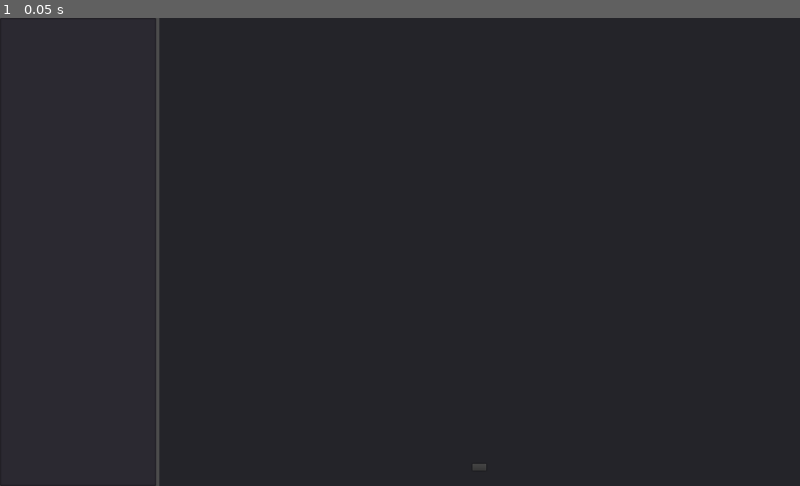
Above: before the commit, frame 1.
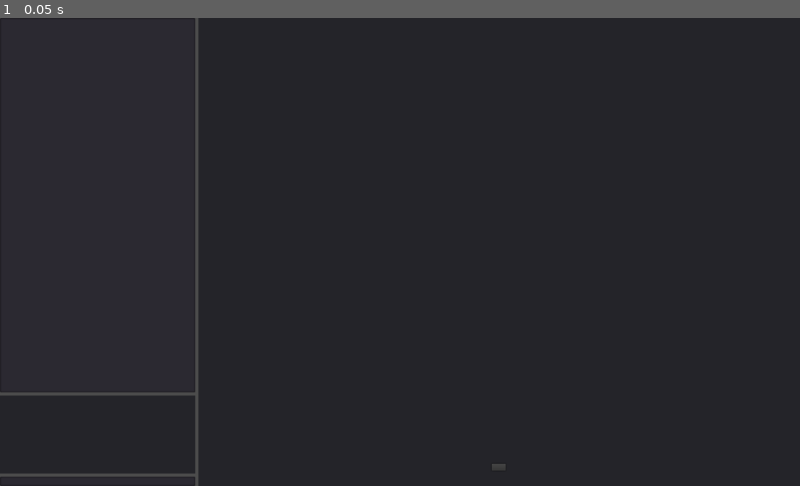
Above: after the commit, the same moment.

Repository: Shatur/joke-science
Game: Godot game, scene res://ui/session/game_session.tscn
Two runs of this game, one before a commit and one after it. Both use one fixed random seed, a clock stepped at 60 frames per second and the inputs below. This scene is started directly instead of the project's main scene.
Inputs:
- Up to frame 1 (0.05 s): no input

The runs differ from the first frame. In frame 1, 1.0% of the frame differs, in the area x 0-64%, y 0-100%.
Error in both runs: Invalid call. Nonexistent function 'connect' in base 'Nil'. (res://ui/session/cards_panel.gd:14)

Commit message:
Add chat

Diff:
--- a/core/game_state.gd
+++ b/core/game_state.gd
@@ -59,6 +59,13 @@
 	emit_signal("state_changed", state)
 
 
+func get_player_state(id: int) -> PlayerState:
+	for player_state in player_states:
+		if player_state.id == id:
+			return player_state
+	return null
+
+
 func _pick_sentence() -> void:
 	var sentence_index: int = _random.randi_range(0, sentence_cards.size() - 1)
 	current_sentence = sentence_cards[sentence_index]
--- a/project.godot
+++ b/project.godot
@@ -18,6 +18,11 @@
 "class": "CardParser",
 "language": "GDScript",
 "path": "res://core/card_parser.gd"
+}, {
+"base": "VBoxContainer",
+"class": "Chat",
+"language": "GDScript",
+"path": "res://ui/session/chat.gd"
 }, {
 "base": "WindowDialog",
 "class": "ConnectionDialog",
@@ -42,6 +47,7 @@
 _global_script_class_icons={
 "CardButton": "",
 "CardParser": "",
+"Chat": "",
 "ConnectionDialog": "",
 "PlayerState": "",
 "SentenceLabel": "",
--- /dev/null
+++ b/ui/session/chat.gd
@@ -0,0 +1,51 @@
+class_name Chat
+extends VBoxContainer
+
+
+onready var _input_field: LineEdit = $InputField
+onready var _chat_window: RichTextLabel = $Panel/ChatWindow
+
+
+func _ready() -> void:
+	# warning-ignore:return_value_discarded
+	get_tree().connect("network_peer_connected", self, "_announce_connected", [], CONNECT_DEFERRED)
+	# warning-ignore:return_value_discarded
+	get_tree().connect("network_peer_disconnected", self, "_announce_disconnected")
+	# warning-ignore:return_value_discarded
+	get_tree().connect("server_disconnected", self, "_display_message", ["gray", "You have been disconnected from the server."])
+	_display_message("gray", "You joined the game.")
+
+
+master func _send_message(message: String) -> void:
+	if message.empty():
+		return
+	var nickname: String = GameState.get_player_state(get_tree().get_rpc_sender_id()).nickname
+	rpc("_display_message", "white", "[[color=green]%s[/color]]: %s" % [nickname, message])
+
+
+puppetsync func _display_message(bbColor: String, message: String) -> void:
+	_chat_window.bbcode_text += "\n%s [color=%s]%s[/color]" % [_time(), bbColor, message]
+
+
+func _write_message(message: String) -> void:
+	if message.empty():
+		return
+	_input_field.clear()
+	rpc("_send_message", message)
+
+
+func _announce_connected(id: int) -> void:
+	var nickname: String = GameState.get_player_state(id).nickname
+	_display_message("yellow", "%s has joined the game." % nickname)
+
+
+func _announce_disconnected(id: int) -> void:
+	var nickname: String = GameState.get_player_state(id).nickname
+	_display_message("yellow", "%s has left the game." % nickname)
+
+
+func _time() -> String:
+	var time: Dictionary = OS.get_time()
+	var time_string: String = "[%02d:%02d:%02d]" % [time.hour, time.minute, time.second]
+	time_string = "[color=gray]" + time_string + "[/color]"
+	return time_string
--- /dev/null
+++ b/ui/session/chat.tscn
@@ -0,0 +1,47 @@
+[gd_scene load_steps=2 format=2]
+
+[ext_resource path="res://ui/session/chat.gd" type="Script" id=1]
+
+[node name="Chat" type="VBoxContainer"]
+self_modulate = Color( 1, 1, 1, 0 )
+margin_right = 58.0
+margin_bottom = 128.0
+script = ExtResource( 1 )
+__meta__ = {
+"_edit_use_anchors_": false
+}
+
+[node name="Panel" type="Panel" parent="."]
+margin_right = 58.0
+margin_bottom = 100.0
+rect_min_size = Vector2( 0, 100 )
+size_flags_vertical = 3
+__meta__ = {
+"_edit_use_anchors_": false
+}
+
+[node name="ChatWindow" type="RichTextLabel" parent="Panel"]
+anchor_right = 1.0
+anchor_bottom = 1.0
+focus_mode = 2
+size_flags_vertical = 3
+bbcode_enabled = true
+scroll_following = true
+selection_enabled = true
+__meta__ = {
+"_edit_use_anchors_": false
+}
+
+[node name="InputField" type="LineEdit" parent="."]
+margin_top = 104.0
+margin_right = 58.0
+margin_bottom = 128.0
+focus_mode = 1
+placeholder_text = "Message"
+caret_blink = true
+caret_blink_speed = 0.5
+__meta__ = {
+"_edit_use_anchors_": false
+}
+
+[connection signal="text_entered" from="InputField" to="." method="_write_message"]
--- a/ui/session/game_session.tscn
+++ b/ui/session/game_session.tscn
@@ -1,10 +1,11 @@
-[gd_scene load_steps=6 format=2]
+[gd_scene load_steps=7 format=2]
 
 [ext_resource path="res://ui/session/game_session.gd" type="Script" id=1]
 [ext_resource path="res://ui/session/player_tree.tscn" type="PackedScene" id=2]
 [ext_resource path="res://ui/session/cards_panel.tscn" type="PackedScene" id=3]
 [ext_resource path="res://ui/theme/theme.tres" type="Theme" id=4]
 [ext_resource path="res://ui/session/sentence_panel.tscn" type="PackedScene" id=5]
+[ext_resource path="res://ui/session/chat.tscn" type="PackedScene" id=6]
 
 [node name="GameSession" type="HBoxContainer"]
 anchor_right = 1.0
@@ -15,10 +16,20 @@
 "_edit_use_anchors_": false
 }
 
-[node name="PlayerTree" parent="." instance=ExtResource( 2 )]
-margin_right = 200.0
+[node name="VBoxContainer" type="VBoxContainer" parent="."]
+margin_right = 250.0
 margin_bottom = 600.0
-rect_min_size = Vector2( 200, 0 )
+
+[node name="PlayerTree" parent="VBoxContainer" instance=ExtResource( 2 )]
+margin_right = 250.0
+margin_bottom = 463.0
+rect_min_size = Vector2( 250, 0 )
+size_flags_vertical = 3
+
+[node name="Chat" parent="VBoxContainer" instance=ExtResource( 6 )]
+margin_top = 467.0
+margin_right = 250.0
+margin_bottom = 600.0
 
 [node name="BoardContainer" type="VBoxContainer" parent="."]
 visible = false
@@ -46,7 +57,7 @@
 margin_bottom = 600.0
 
 [node name="SessionSettings" type="Panel" parent="."]
-margin_left = 204.0
+margin_left = 254.0
 margin_right = 1024.0
 margin_bottom = 600.0
 size_flags_horizontal = 3
@@ -65,21 +76,21 @@
 [node name="VBoxContainer" type="VBoxContainer" parent="SessionSettings/MarginContainer"]
 margin_left = 20.0
 margin_top = 20.0
-margin_right = 800.0
+margin_right = 750.0
 margin_bottom = 580.0
 __meta__ = {
 "_edit_use_anchors_": false
 }
 
 [node name="GridContainer" type="GridContainer" parent="SessionSettings/MarginContainer/VBoxContainer"]
-margin_right = 780.0
+margin_right = 730.0
 margin_bottom = 531.0
 size_flags_vertical = 3
 
 [node name="StartButton" type="Button" parent="SessionSettings/MarginContainer/VBoxContainer"]
-margin_left = 367.0
+margin_left = 342.0
 margin_top = 535.0
-margin_right = 412.0
+margin_right = 387.0
 margin_bottom = 560.0
 size_flags_horizontal = 4
 text = "Start"
